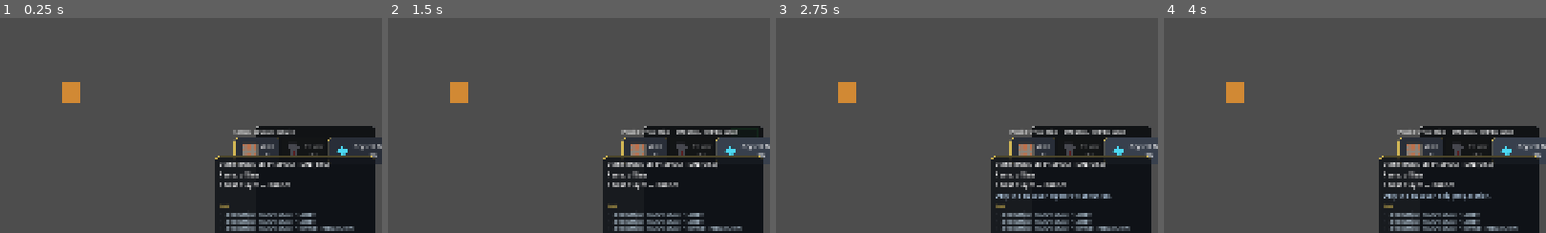
Above: before the commit, frames 1-4 (left to right).
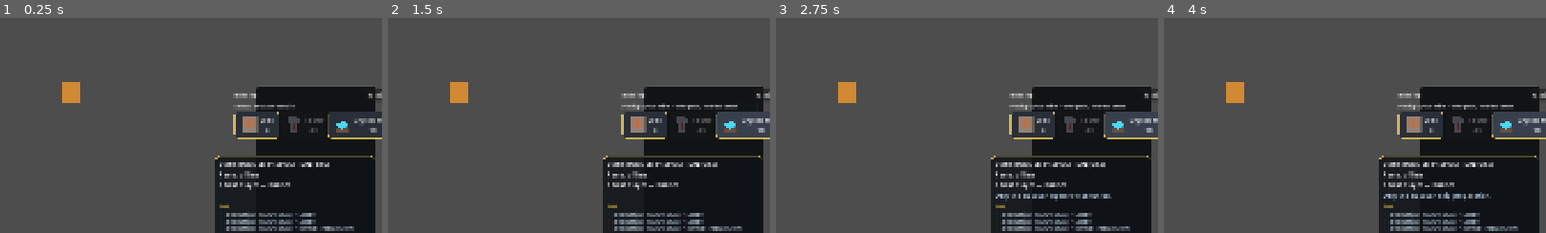
Above: after the commit, the same moments.

Repository: JavierSchubert/catchNrun
Game: Godot game, scene res://tests/construction/building_system_test.tscn
Same seed, same stepped clock (60 frames per second), same inputs: the game is played once before the commit and once after it. This scene is started directly instead of the project's main scene. Sound files missing from this copy of the repository are replaced by a short silence.
Inputs:
- Up to frame 1 (0.25 s): no input
- Up to frame 2 (1.5 s): click "Wall 8" at 0.5 s; click "Crystal Mine 16" at 1.25 s
- Up to frame 3 (2.75 s): click "Continue" at 2 s
- Up to frame 4 (4 s): click "Continue" at 2.75 s; click "Skip" at 3.5 s
The pictures show only the part of the screen within x 50-100%, y 42-92%; the shares and areas given below are measured in that part.

The runs differ from the first frame. In frame 1, 10% of the frame differs, in the area x 61-100%, y 32-68%; in frame 2, 9.3%; in frame 3, 9.3%; in frame 4, 9.3%.

Commit message:
feat: upgrade

Diff:
--- a/game/match/hud.tscn
+++ b/game/match/hud.tscn
@@ -1,15 +1,15 @@
-[gd_scene load_steps=6 format=3 uid="uid://bmatchhudscene01"]
+[gd_scene format=3 uid="uid://b5un4h7dglmme"]
 
-[ext_resource type="Script" path="res://game/match/hud.gd" id="1_hud"]
-[ext_resource type="PackedScene" path="res://ui/hud/minimap/minimap.tscn" id="2_minimap"]
-[ext_resource type="PackedScene" path="res://ui/hud/selection_panel/selection_panel.tscn" id="3_selection"]
-[ext_resource type="PackedScene" path="res://ui/hud/building_panel/building_panel.tscn" id="4_building"]
+[ext_resource type="Script" uid="uid://dcw1xxn706g7c" path="res://game/match/hud.gd" id="1_hud"]
+[ext_resource type="PackedScene" uid="uid://deivbpbqgk4u3" path="res://ui/hud/minimap/minimap.tscn" id="2_minimap"]
+[ext_resource type="PackedScene" uid="uid://bxadifs50at6o" path="res://ui/hud/selection_panel/selection_panel.tscn" id="3_selection"]
+[ext_resource type="PackedScene" uid="uid://dcechj3pvu0hw" path="res://ui/hud/building_panel/building_panel.tscn" id="4_building"]
 [ext_resource type="PackedScene" path="res://ui/hud/resource_bar/resource_bar.tscn" id="5_resource"]
 
-[node name="HUD" type="CanvasLayer"]
+[node name="HUD" type="CanvasLayer" unique_id=502979574]
 script = ExtResource("1_hud")
 
-[node name="Root" type="Control" parent="."]
+[node name="Root" type="Control" parent="." unique_id=705307984]
 unique_name_in_owner = true
 layout_mode = 3
 anchors_preset = 15
@@ -19,7 +19,7 @@
 grow_vertical = 2
 mouse_filter = 2
 
-[node name="Status" type="Label" parent="Root"]
+[node name="Status" type="Label" parent="Root" unique_id=1216018792]
 unique_name_in_owner = true
 layout_mode = 1
 anchors_preset = 10
@@ -29,12 +29,11 @@
 offset_right = -260.0
 offset_bottom = 180.0
 grow_horizontal = 2
-mouse_filter = 2
 theme_override_font_sizes/font_size = 18
+text = "Phase status"
 horizontal_alignment = 1
-text = "Phase status"
 
-[node name="ResourceBar" parent="Root" instance=ExtResource("5_resource")]
+[node name="ResourceBar" parent="Root" unique_id=1206935909 instance=ExtResource("5_resource")]
 unique_name_in_owner = true
 layout_mode = 1
 anchors_preset = 5
@@ -46,7 +45,7 @@
 offset_bottom = 64.0
 grow_horizontal = 2
 
-[node name="Minimap" parent="Root" instance=ExtResource("2_minimap")]
+[node name="Minimap" parent="Root" unique_id=378293982 instance=ExtResource("2_minimap")]
 unique_name_in_owner = true
 layout_mode = 1
 anchors_preset = 2
@@ -58,7 +57,7 @@
 offset_bottom = -16.0
 grow_vertical = 0
 
-[node name="SelectionPanel" parent="Root" instance=ExtResource("3_selection")]
+[node name="SelectionPanel" parent="Root" unique_id=426094020 instance=ExtResource("3_selection")]
 unique_name_in_owner = true
 layout_mode = 1
 anchors_preset = 7
@@ -73,7 +72,7 @@
 grow_horizontal = 2
 grow_vertical = 0
 
-[node name="BuildingPanel" parent="Root" instance=ExtResource("4_building")]
+[node name="BuildingPanel" parent="Root" unique_id=603350835 instance=ExtResource("4_building")]
 unique_name_in_owner = true
 layout_mode = 1
 anchors_preset = 3
@@ -82,8 +81,8 @@
 anchor_right = 1.0
 anchor_bottom = 1.0
 offset_left = -316.0
-offset_top = -356.0
+offset_top = -740.0
 offset_right = -16.0
-offset_bottom = -16.0
+offset_bottom = -300.0
 grow_horizontal = 0
 grow_vertical = 0
--- a/game/match/match.tscn
+++ b/game/match/match.tscn
@@ -59,14 +59,14 @@
 [node name="SelectionManager" type="Node2D" parent="." unique_id=1407656614]
 script = ExtResource("7_selection")
 
-[node name="BuildingsRoot" type="Node2D" parent="."]
+[node name="BuildingsRoot" type="Node2D" parent="." unique_id=1481544993]
 unique_name_in_owner = true
 
-[node name="BuildingSpawner" type="MultiplayerSpawner" parent="."]
+[node name="BuildingSpawner" type="MultiplayerSpawner" parent="." unique_id=613542569]
 unique_name_in_owner = true
 spawn_path = NodePath("../BuildingsRoot")
 
-[node name="ConstructionManager" type="Node" parent="."]
+[node name="ConstructionManager" type="Node" parent="." unique_id=1645510704]
 script = ExtResource("9_construction")
 
 [node name="MatchCamera" type="Camera2D" parent="." unique_id=785354269]
--- a/src/buildings/defs/tower_def.tres
+++ b/src/buildings/defs/tower_def.tres
@@ -1,6 +1,6 @@
-[gd_resource type="Resource" script_class="BuildingDef" format=3]
+[gd_resource type="Resource" script_class="BuildingDef" format=3 uid="uid://dmw0ocyglvefp"]
 
-[ext_resource type="Script" path="res://src/buildings/building_def.gd" id="1_def"]
+[ext_resource type="Script" uid="uid://dlmlp08nohy53" path="res://src/buildings/building_def.gd" id="1_def"]
 [ext_resource type="Script" uid="uid://bdtlvfgxoutv" path="res://src/stats/stat_block.gd" id="2_stats"]
 
 [sub_resource type="Resource" id="Resource_tower_stats"]
@@ -13,7 +13,6 @@
 ranged_damage = 18.0
 magic_damage = 0.0
 critical_chance = 0.0
-critical_damage_multiplier = 1.5
 lifesteal_chance = 0.0
 lifesteal_amount = 0.0
 attack_speed = 1.0
@@ -32,11 +31,4 @@
 hp_growth = 1.15
 base_build_seconds = 6.0
 build_time_growth = 1.08
-max_build_seconds = 20.0
 tower_base_stats = SubResource("Resource_tower_stats")
-tower_damage_per_pick = 0.3
-tower_attack_speed_per_pick = 0.2
-tower_crit_chance_per_pick = 0.08
-tower_crit_damage_per_pick = 0.15
-tower_range_per_pick = 0.15
-tower_projectile_speed = 650.0
--- a/tests/construction/building_system_test.tscn
+++ b/tests/construction/building_system_test.tscn
@@ -56,7 +56,7 @@
 anchor_right = 1.0
 anchor_bottom = 1.0
 offset_left = -316.0
-offset_top = -356.0
+offset_top = -456.0
 offset_right = -16.0
 offset_bottom = -16.0
 grow_horizontal = 0
--- a/ui/hud/building_panel/building_panel.gd
+++ b/ui/hud/building_panel/building_panel.gd
@@ -22,6 +22,8 @@
 ]
 
 @onready var _info_label: Label = %InfoLabel
+@onready var _content: Control = %Content
+@onready var _minimize_button: Button = %MinimizeButton
 @onready var _wall_button: Button = %WallButton
 @onready var _tower_button: Button = %TowerButton
 @onready var _mine_button: Button = %MineButton
@@ -44,6 +46,9 @@
 var _ghost: BuildGhost
 var _pending_building_name := ""
 var _build_buttons: Dictionary = {}
+var _expanded_top_offset := 0.0
+var _expanded_minimum_height := 0.0
+var _is_minimized := false
 ## 2x2 grid, ordered to match BuildingDef.TowerPath. Every tower upgrade spends the level
 ## cost and takes exactly one of these paths.
 var _pick_buttons: Array[Button] = []
@@ -51,6 +56,9 @@
 
 func _ready() -> void:
 	add_to_group("building_ui")
+	_expanded_top_offset = offset_top
+	_expanded_minimum_height = custom_minimum_size.y
+	_minimize_button.pressed.connect(_on_minimize_pressed)
 	_build_buttons = {"wall": _wall_button, "tower": _tower_button, "crystal_mine": _mine_button}
 	for key in BUILD_KEYS:
 		var button: Button = _build_buttons[key]
@@ -68,6 +76,21 @@
 
 func is_armed() -> bool:
 	return not _armed_key.is_empty()
+
+
+func _on_minimize_pressed() -> void:
+	_is_minimized = not _is_minimized
+	_content.visible = not _is_minimized
+	if _is_minimized:
+		custom_minimum_size.y = 44.0
+		offset_top = offset_bottom - 44.0
+		_minimize_button.text = "Expand"
+		_minimize_button.tooltip_text = "Expand building panel"
+	else:
+		custom_minimum_size.y = _expanded_minimum_height
+		offset_top = _expanded_top_offset
+		_minimize_button.text = "Minimize"
+		_minimize_button.tooltip_text = "Minimize building panel"
 
 
 func _process(_delta: float) -> void:
--- a/ui/hud/building_panel/building_panel.tscn
+++ b/ui/hud/building_panel/building_panel.tscn
@@ -1,18 +1,18 @@
-[gd_scene load_steps=5 format=3]
-
-[ext_resource type="Script" path="res://ui/hud/building_panel/building_panel.gd" id="1_script"]
-[ext_resource type="StyleBoxFlat" path="res://ui/hud/minimap/minimap_frame_style.tres" id="2_frame"]
-[ext_resource type="StyleBoxFlat" path="res://ui/styles/button_normal_style.tres" id="3_button"]
-[ext_resource type="StyleBoxFlat" path="res://ui/styles/button_hover_style.tres" id="4_button_hover"]
-
-[node name="BuildingPanel" type="Control"]
-custom_minimum_size = Vector2(300, 340)
+[gd_scene format=3 uid="uid://dcechj3pvu0hw"]
+
+[ext_resource type="Script" uid="uid://d0nd6ccn2hd5u" path="res://ui/hud/building_panel/building_panel.gd" id="1_script"]
+[ext_resource type="StyleBox" path="res://ui/hud/minimap/minimap_frame_style.tres" id="2_frame"]
+[ext_resource type="StyleBox" path="res://ui/styles/button_normal_style.tres" id="3_button"]
+[ext_resource type="StyleBox" path="res://ui/styles/button_hover_style.tres" id="4_button_hover"]
+
+[node name="BuildingPanel" type="Control" unique_id=1885995451]
+custom_minimum_size = Vector2(300, 440)
 layout_mode = 3
 anchors_preset = 0
 mouse_filter = 2
 script = ExtResource("1_script")
 
-[node name="Frame" type="Panel" parent="."]
+[node name="Frame" type="Panel" parent="." unique_id=239980541]
 layout_mode = 1
 anchors_preset = 15
 anchor_right = 1.0
@@ -22,7 +22,7 @@
 mouse_filter = 2
 theme_override_styles/panel = ExtResource("2_frame")
 
-[node name="Margin" type="MarginContainer" parent="."]
+[node name="Margin" type="MarginContainer" parent="." unique_id=263280068]
 layout_mode = 1
 anchors_preset = 15
 anchor_right = 1.0
@@ -35,123 +35,142 @@
 theme_override_constants/margin_right = 10
 theme_override_constants/margin_bottom = 8
 
-[node name="VBox" type="VBoxContainer" parent="Margin"]
+[node name="VBox" type="VBoxContainer" parent="Margin" unique_id=1631192202]
 layout_mode = 2
 mouse_filter = 2
 theme_override_constants/separation = 4
 
-[node name="InfoLabel" type="Label" parent="Margin/VBox"]
-unique_name_in_owner = true
-layout_mode = 2
-theme_override_font_sizes/font_size = 12
-autowrap_mode = 2
-text = "Select a structure to build"
-
-[node name="Buttons" type="HBoxContainer" parent="Margin/VBox"]
-layout_mode = 2
-mouse_filter = 2
+[node name="Header" type="HBoxContainer" parent="Margin/VBox" unique_id=1772130540]
+layout_mode = 2
 theme_override_constants/separation = 6
 
-[node name="WallButton" type="Button" parent="Margin/VBox/Buttons"]
-unique_name_in_owner = true
-custom_minimum_size = Vector2(88, 64)
-layout_mode = 2
-size_flags_horizontal = 3
-theme_override_styles/normal = ExtResource("3_button")
-theme_override_styles/hover = ExtResource("4_button_hover")
-theme_override_styles/pressed = ExtResource("4_button_hover")
-toggle_mode = true
-expand_icon = false
-text = "Wall"
-
-[node name="TowerButton" type="Button" parent="Margin/VBox/Buttons"]
-unique_name_in_owner = true
-custom_minimum_size = Vector2(88, 64)
-layout_mode = 2
-size_flags_horizontal = 3
-theme_override_styles/normal = ExtResource("3_button")
-theme_override_styles/hover = ExtResource("4_button_hover")
-theme_override_styles/pressed = ExtResource("4_button_hover")
-toggle_mode = true
-expand_icon = false
-text = "Tower"
-
-[node name="MineButton" type="Button" parent="Margin/VBox/Buttons"]
-unique_name_in_owner = true
-custom_minimum_size = Vector2(88, 64)
-layout_mode = 2
-size_flags_horizontal = 3
-theme_override_styles/normal = ExtResource("3_button")
-theme_override_styles/hover = ExtResource("4_button_hover")
-theme_override_styles/pressed = ExtResource("4_button_hover")
-toggle_mode = true
-expand_icon = false
-text = "Mine"
-
-[node name="Spacer" type="Control" parent="Margin/VBox"]
-layout_mode = 2
-size_flags_vertical = 3
-mouse_filter = 2
-
-[node name="SelectedSection" type="VBoxContainer" parent="Margin/VBox"]
-unique_name_in_owner = true
-layout_mode = 2
-mouse_filter = 2
-theme_override_constants/separation = 3
-
-[node name="SelectedSeparator" type="HSeparator" parent="Margin/VBox/SelectedSection"]
-layout_mode = 2
-mouse_filter = 2
-
-[node name="SelectedName" type="Label" parent="Margin/VBox/SelectedSection"]
-unique_name_in_owner = true
-layout_mode = 2
+[node name="Title" type="Label" parent="Margin/VBox/Header" unique_id=835120434]
+layout_mode = 2
+size_flags_horizontal = 3
 theme_override_font_sizes/font_size = 14
 text = "Building"
 
-[node name="SelectedHp" type="Label" parent="Margin/VBox/SelectedSection"]
+[node name="MinimizeButton" type="Button" parent="Margin/VBox/Header" unique_id=239308963]
+unique_name_in_owner = true
+custom_minimum_size = Vector2(72, 28)
+layout_mode = 2
+tooltip_text = "Minimize building panel"
+text = "Minimize"
+
+[node name="Content" type="VBoxContainer" parent="Margin/VBox" unique_id=1408093429]
+unique_name_in_owner = true
+layout_mode = 2
+size_flags_vertical = 3
+mouse_filter = 2
+theme_override_constants/separation = 4
+
+[node name="InfoLabel" type="Label" parent="Margin/VBox/Content" unique_id=1066470502]
+unique_name_in_owner = true
+layout_mode = 2
+theme_override_font_sizes/font_size = 12
+text = "Select a structure to build"
+autowrap_mode = 2
+
+[node name="Buttons" type="HBoxContainer" parent="Margin/VBox/Content" unique_id=1792874166]
+layout_mode = 2
+mouse_filter = 2
+theme_override_constants/separation = 6
+
+[node name="WallButton" type="Button" parent="Margin/VBox/Content/Buttons" unique_id=1706914370]
+unique_name_in_owner = true
+custom_minimum_size = Vector2(88, 64)
+layout_mode = 2
+size_flags_horizontal = 3
+theme_override_styles/normal = ExtResource("3_button")
+theme_override_styles/pressed = ExtResource("4_button_hover")
+theme_override_styles/hover = ExtResource("4_button_hover")
+toggle_mode = true
+text = "Wall"
+
+[node name="TowerButton" type="Button" parent="Margin/VBox/Content/Buttons" unique_id=335521882]
+unique_name_in_owner = true
+custom_minimum_size = Vector2(88, 64)
+layout_mode = 2
+size_flags_horizontal = 3
+theme_override_styles/normal = ExtResource("3_button")
+theme_override_styles/pressed = ExtResource("4_button_hover")
+theme_override_styles/hover = ExtResource("4_button_hover")
+toggle_mode = true
+text = "Tower"
+
+[node name="MineButton" type="Button" parent="Margin/VBox/Content/Buttons" unique_id=174004938]
+unique_name_in_owner = true
+custom_minimum_size = Vector2(88, 64)
+layout_mode = 2
+size_flags_horizontal = 3
+theme_override_styles/normal = ExtResource("3_button")
+theme_override_styles/pressed = ExtResource("4_button_hover")
+theme_override_styles/hover = ExtResource("4_button_hover")
+toggle_mode = true
+text = "Mine"
+
+[node name="Spacer" type="Control" parent="Margin/VBox/Content" unique_id=1772411595]
+layout_mode = 2
+size_flags_vertical = 3
+mouse_filter = 2
+
+[node name="SelectedSection" type="VBoxContainer" parent="Margin/VBox/Content" unique_id=1400970891]
+unique_name_in_owner = true
+layout_mode = 2
+mouse_filter = 2
+theme_override_constants/separation = 3
+
+[node name="SelectedSeparator" type="HSeparator" parent="Margin/VBox/Content/SelectedSection" unique_id=1818278050]
+layout_mode = 2
+mouse_filter = 2
+
+[node name="SelectedName" type="Label" parent="Margin/VBox/Content/SelectedSection" unique_id=1742933781]
+unique_name_in_owner = true
+layout_mode = 2
+theme_override_font_sizes/font_size = 14
+text = "Building"
+
+[node name="SelectedHp" type="Label" parent="Margin/VBox/Content/SelectedSection" unique_id=2052717997]
 unique_name_in_owner = true
 layout_mode = 2
 theme_override_font_sizes/font_size = 12
 text = "HP 0 / 0"
 
-[node name="SelectedDetail" type="Label" parent="Margin/VBox/SelectedSection"]
+[node name="SelectedDetail" type="Label" parent="Margin/VBox/Content/SelectedSection" unique_id=1087607500]
 unique_name_in_owner = true
 layout_mode = 2
 theme_override_colors/font_color = Color(0.72, 0.78, 0.84, 1)
 theme_override_font_sizes/font_size = 12
 autowrap_mode = 2
-text = ""
-
-[node name="MaxLevelLabel" type="Label" parent="Margin/VBox/SelectedSection"]
+
+[node name="MaxLevelLabel" type="Label" parent="Margin/VBox/Content/SelectedSection" unique_id=285842833]
 unique_name_in_owner = true
 layout_mode = 2
 theme_override_colors/font_color = Color(0.95, 0.82, 0.35, 1)
 theme_override_font_sizes/font_size = 12
 text = "Max level reached"
 
-[node name="UpgradeArea" type="VBoxContainer" parent="Margin/VBox/SelectedSection"]
+[node name="UpgradeArea" type="VBoxContainer" parent="Margin/VBox/Content/SelectedSection" unique_id=1870415447]
 unique_name_in_owner = true
 layout_mode = 2
 mouse_filter = 2
 theme_override_constants/separation = 4
 
-[node name="UpgradeHint" type="Label" parent="Margin/VBox/SelectedSection/UpgradeArea"]
+[node name="UpgradeHint" type="Label" parent="Margin/VBox/Content/SelectedSection/UpgradeArea" unique_id=7457821]
 unique_name_in_owner = true
 layout_mode = 2
 theme_override_colors/font_color = Color(0.72, 0.78, 0.84, 1)
 theme_override_font_sizes/font_size = 11
 autowrap_mode = 2
-text = ""
-
-[node name="UpgradeButton" type="Button" parent="Margin/VBox/SelectedSection/UpgradeArea"]
+
+[node name="UpgradeButton" type="Button" parent="Margin/VBox/Content/SelectedSection/UpgradeArea" unique_id=150034409]
 unique_name_in_owner = true
 layout_mode = 2
 theme_override_styles/normal = ExtResource("3_button")
 theme_override_styles/hover = ExtResource("4_button_hover")
 text = "Upgrade"
 
-[node name="PickGrid" type="GridContainer" parent="Margin/VBox/SelectedSection/UpgradeArea"]
+[node name="PickGrid" type="GridContainer" parent="Margin/VBox/Content/SelectedSection/UpgradeArea" unique_id=2138803659]
 unique_name_in_owner = true
 layout_mode = 2
 mouse_filter = 2
@@ -159,51 +178,47 @@
 theme_override_constants/v_separation = 6
 columns = 2
 
-[node name="PickDamageButton" type="Button" parent="Margin/VBox/SelectedSection/UpgradeArea/PickGrid"]
-unique_name_in_owner = true
-custom_minimum_size = Vector2(0, 44)
-layout_mode = 2
-size_flags_horizontal = 3
-theme_override_font_sizes/font_size = 11
-theme_override_styles/normal = ExtResource("3_button")
-theme_override_styles/hover = ExtResource("4_button_hover")
-expand_icon = false
+[node name="PickDamageButton" type="Button" parent="Margin/VBox/Content/SelectedSection/UpgradeArea/PickGrid" unique_id=432793560]
+unique_name_in_owner = true
+custom_minimum_size = Vector2(0, 44)
+layout_mode = 2
+size_flags_horizontal = 3
+theme_override_font_sizes/font_size = 11
+theme_override_styles/normal = ExtResource("3_button")
+theme_override_styles/hover = ExtResource("4_button_hover")
 text = "Damage"
 
-[node name="PickSpeedButton" type="Button" parent="Margin/VBox/SelectedSection/UpgradeArea/PickGrid"]
-unique_name_in_owner = true
-custom_minimum_size = Vector2(0, 44)
-layout_mode = 2
-size_flags_horizontal = 3
-theme_override_font_sizes/font_size = 11
-theme_override_styles/normal = ExtResource("3_button")
-theme_override_styles/hover = ExtResource("4_button_hover")
-expand_icon = false
+[node name="PickSpeedButton" type="Button" parent="Margin/VBox/Content/SelectedSection/UpgradeArea/PickGrid" unique_id=1673988243]
+unique_name_in_owner = true
+custom_minimum_size = Vector2(0, 44)
+layout_mode = 2
+size_flags_horizontal = 3
+theme_override_font_sizes/font_size = 11
+theme_override_styles/normal = ExtResource("3_button")
+theme_override_styles/hover = ExtResource("4_button_hover")
 text = "Atk Speed"
 
-[node name="PickCritButton" type="Button" parent="Margin/VBox/SelectedSection/UpgradeArea/PickGrid"]
-unique_name_in_owner = true
-custom_minimum_size = Vector2(0, 44)
-layout_mode = 2
-size_flags_horizontal = 3
-theme_override_font_sizes/font_size = 11
-theme_override_styles/normal = ExtResource("3_button")
-theme_override_styles/hover = ExtResource("4_button_hover")
-expand_icon = false
+[node name="PickCritButton" type="Button" parent="Margin/VBox/Content/SelectedSection/UpgradeArea/PickGrid" unique_id=690909081]
+unique_name_in_owner = true
+custom_minimum_size = Vector2(0, 44)
+layout_mode = 2
+size_flags_horizontal = 3
+theme_override_font_sizes/font_size = 11
+theme_override_styles/normal = ExtResource("3_button")
+theme_override_styles/hover = ExtResource("4_button_hover")
 text = "Crit"
 
-[node name="PickRangeButton" type="Button" parent="Margin/VBox/SelectedSection/UpgradeArea/PickGrid"]
-unique_name_in_owner = true
-custom_minimum_size = Vector2(0, 44)
-layout_mode = 2
-size_flags_horizontal = 3
-theme_override_font_sizes/font_size = 11
-theme_override_styles/normal = ExtResource("3_button")
-theme_override_styles/hover = ExtResource("4_button_hover")
-expand_icon = false
+[node name="PickRangeButton" type="Button" parent="Margin/VBox/Content/SelectedSection/UpgradeArea/PickGrid" unique_id=1334997138]
+unique_name_in_owner = true
+custom_minimum_size = Vector2(0, 44)
+layout_mode = 2
+size_flags_horizontal = 3
+theme_override_font_sizes/font_size = 11
+theme_override_styles/normal = ExtResource("3_button")
+theme_override_styles/hover = ExtResource("4_button_hover")
 text = "Range"
 
-[node name="DestroyButton" type="Button" parent="Margin/VBox/SelectedSection"]
+[node name="DestroyButton" type="Button" parent="Margin/VBox/Content/SelectedSection" unique_id=1804956366]
 unique_name_in_owner = true
 layout_mode = 2
 theme_override_styles/normal = ExtResource("3_button")
Not shown: 1 places in game/match/match.tscn that only renumber resources
Not shown, added: src/buildings/building_def.gd.uid
Not shown, added: src/buildings/building_icons.gd.uid
Not shown, added: src/combat/projectile.gd.uid
Not shown, added: src/components/shield/shield_component.gd.uid
Not shown, added: src/construction/construction_manager.gd.uid
Not shown, added: src/economy/economy_config.gd.uid
Not shown, added: src/skills/repair_skill.gd.uid
Not shown, added: src/skills/skill_def.gd.uid
Not shown, added: tests/combat/tower_projectile_test.gd.uid
Not shown, added: tests/construction/building_economy_test.gd.uid
Not shown, added: tests/construction/building_system_test.gd.uid
(and 5 more such lines)
